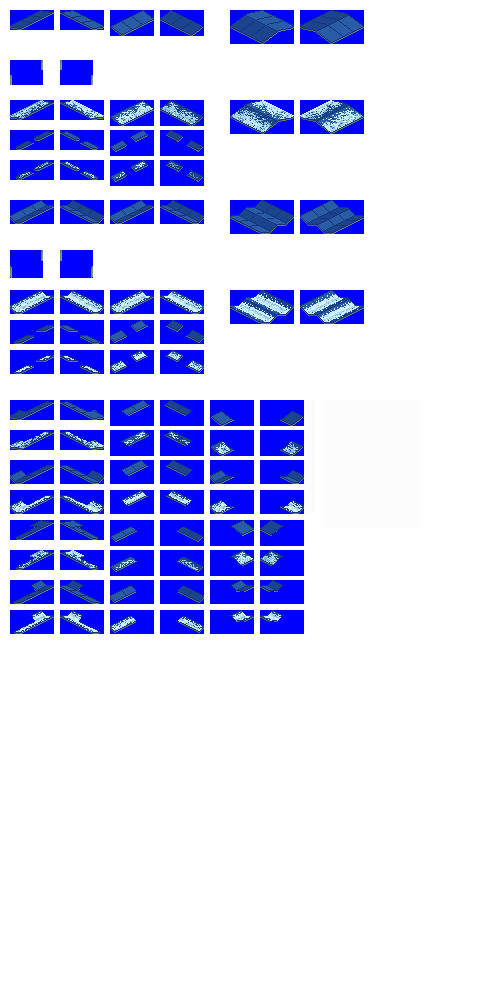
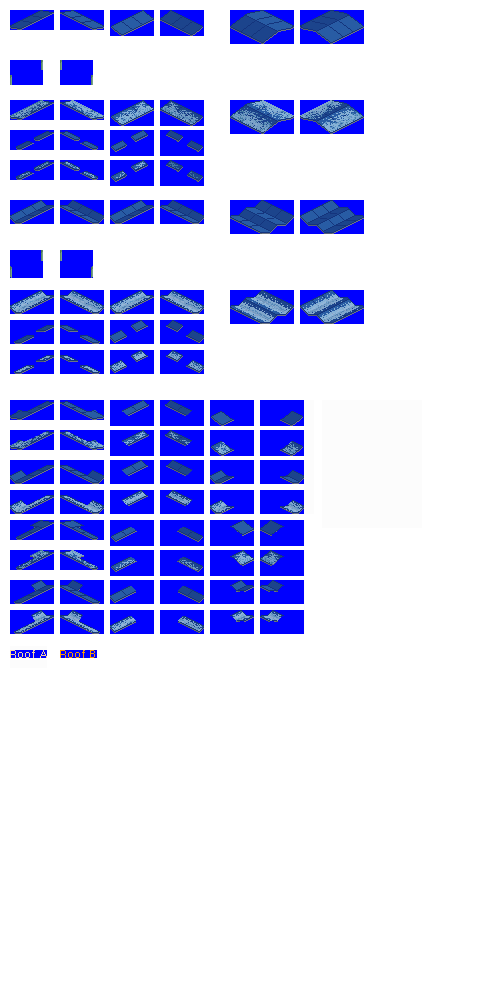
Revision of a layered 500x1000 image; what changed, layer by layer:
"snow": opacity 100% → 59%, painted on it over [10, 100, 363, 632]
painted on "roofs" over [10, 100, 363, 658]
painted on "bg" over [10, 646, 97, 668]
